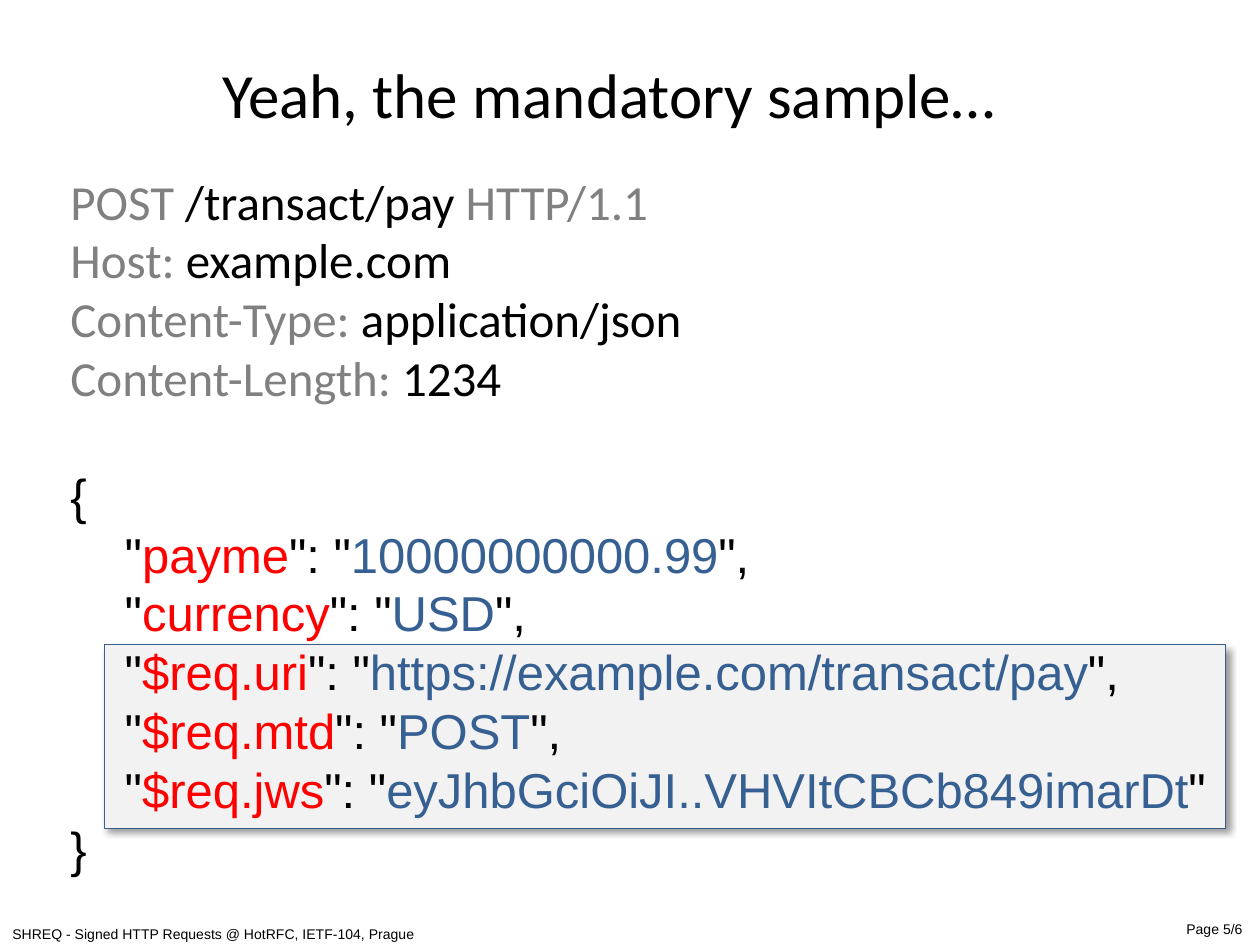
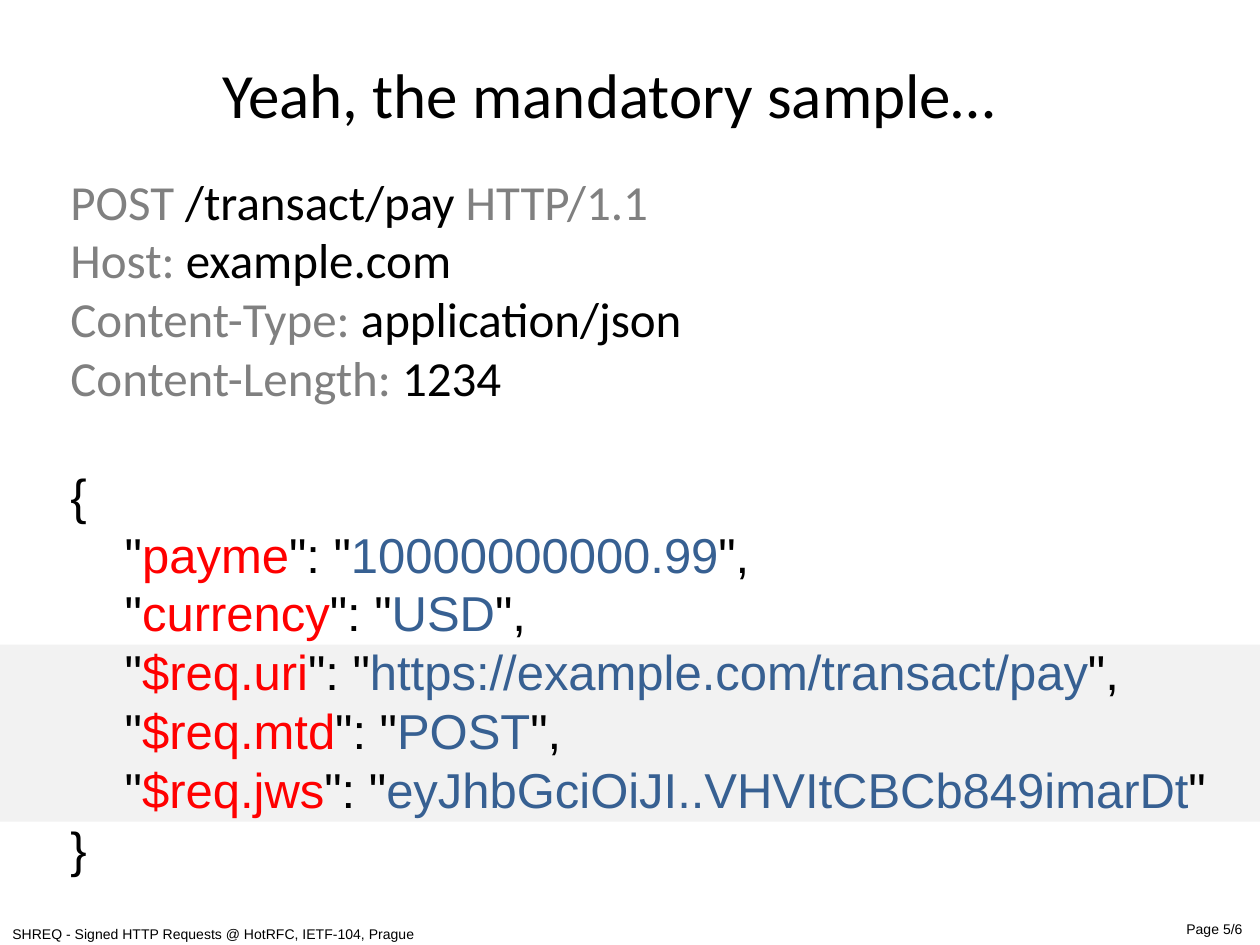
Before and after one commit to cyberphone/ietf-signed-http-requests, a slide deck: slide 5 of hotrfc-shreq.pptx. Drawn at 1260x945 pixels with LibreOffice and Linux fonts; fonts in the diff are those of the drawing. Boxes give left, top, right and bottom in pixels: in the first picture for what was removed or moved away, otherwise in the second. Text is boxed around its words. In the diff, an @@ line names an element or a change of style, - is before the commit and + after.

```diff
--- a/hotrfc-shreq.pptx
+++ b/hotrfc-shreq.pptx
@@ rectangle: place and size @@
-rectangle at bbox=[105, 645, 1226, 828]
+rectangle at bbox=[0, 645, 1260, 822]
@@ rectangle at bbox=[0, 645, 1260, 822]: outline #3A5F8C 0.25 pt to none; shadow off @@
```
Also in this commit, not shown: 3 other slides changed, 3 other files.
